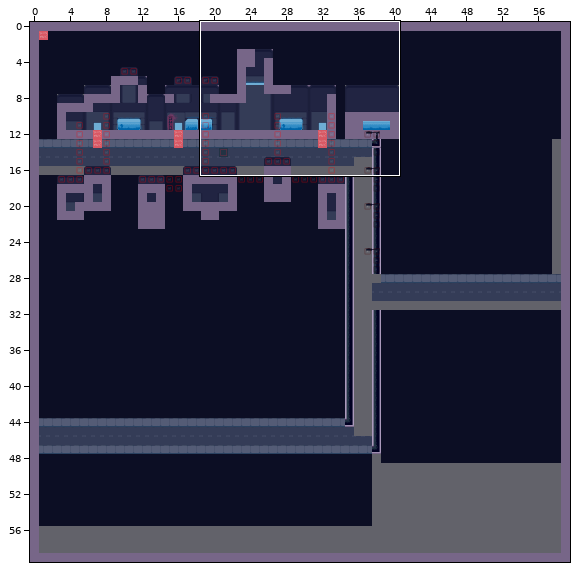
A Tiled map gets an edit: tiledMaps/City.tmx. Above: a wide view before the commit, with the close-up outlined.
Close-up. First the earlier version:
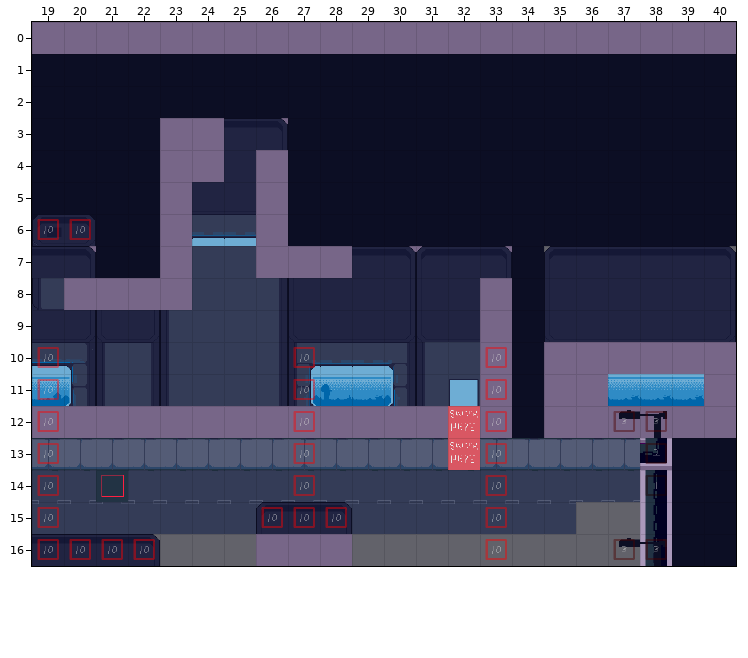
Cells are 40x40 px. Shown: x 19..40, y 0..16. The commit also changed other parts of the map, which this record leaves out.
The same view after the edit:
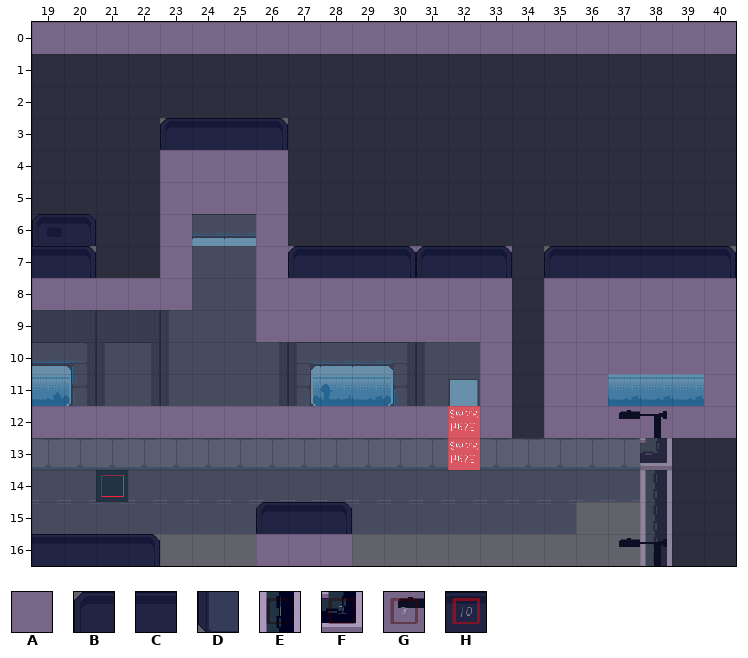
Key: from "AllTiles": A 1, B 25, C 26, D 62; from "height": E 0, F 1, G 2, H 9.
_ is an empty cell.
See-through tiles are keyed as they look on the map.
The exact change:
{"change": "layer \"Ground\" opacity 100% -> 61%"}
{"where": "layer \"Interactable\""}
{"y":3,"x":23,"old":"AA","new":"__"}
{"y":3,"x":26,"old":"A","new":"_"}
{"y":4,"x":25,"old":"_","new":"A"}
{"y":5,"x":24,"old":"__","new":"AA"}
{"y":7,"x":20,"old":"A","new":"_"}
{"y":8,"x":19,"old":"D","new":"A"}
{"y":8,"x":26,"old":"_______","new":"AAAAAAA"}
{"y":8,"x":35,"old":"______","new":"AAAAAA"}
{"y":9,"x":26,"old":"_______","new":"AAAAAAA"}
{"y":9,"x":35,"old":"______","new":"AAAAAA"}
{"where": "layer \"Depth-Sorted\""}
{"y":3,"x":23,"old":"__","new":"BC"}
{"y":7,"x":27,"old":"__","new":"BC"}
{"where": "layer \"Heightmap\" (now hidden)"}
{"y":6,"x":19,"old":"HH","new":"__"}
{"y":10,"x":19,"old":"H","new":"_"}
{"y":10,"x":27,"old":"H","new":"_"}
{"y":10,"x":33,"old":"H","new":"_"}
{"y":11,"x":19,"old":"H","new":"_"}
{"y":11,"x":27,"old":"H","new":"_"}
{"y":11,"x":33,"old":"H","new":"_"}
{"y":12,"x":19,"old":"H","new":"_"}
{"y":12,"x":27,"old":"H","new":"_"}
{"y":12,"x":33,"old":"H","new":"_"}
{"y":12,"x":37,"old":"GG","new":"__"}
{"y":13,"x":19,"old":"H","new":"_"}
{"y":13,"x":27,"old":"H","new":"_"}
{"y":13,"x":33,"old":"H","new":"_"}
{"y":13,"x":38,"old":"F","new":"_"}
{"y":14,"x":19,"old":"H","new":"_"}
{"y":14,"x":27,"old":"H","new":"_"}
{"y":14,"x":33,"old":"H","new":"_"}
{"y":14,"x":38,"old":"E","new":"_"}
{"y":15,"x":19,"old":"H","new":"_"}
{"y":15,"x":26,"old":"HHH","new":"___"}
{"y":15,"x":33,"old":"H","new":"_"}
{"y":16,"x":19,"old":"HHHH","new":"____"}
{"y":16,"x":33,"old":"H","new":"_"}
{"y":16,"x":37,"old":"GG","new":"__"}
